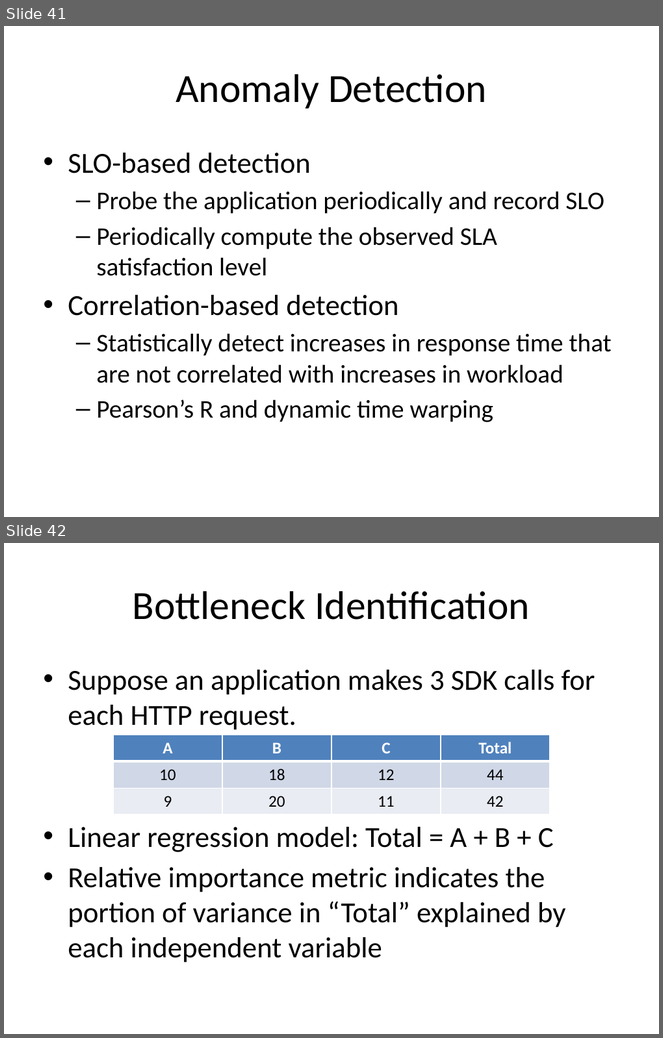
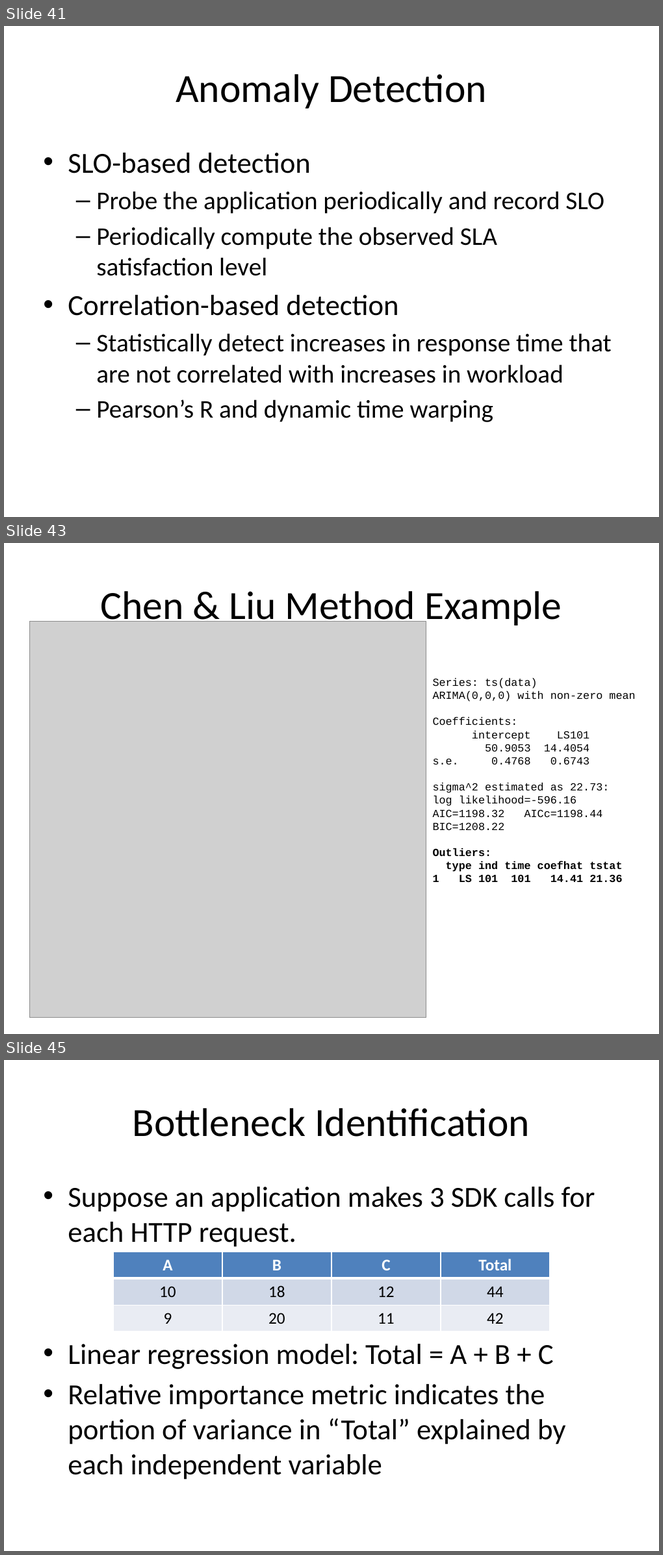
Before and after one commit to Dithn/eager-appscale, a slide deck: Eager/elk-experiment/appserver/system_design.pptx. Shown one above the other, each under a label of ours: slides 41 and 42 before the commit, slides 41, 43 and 45 after it; the slides between them are not shown. The pictures are 663x1038 and 663x1555 pixels, drawn with LibreOffice and Linux fonts; fonts in the diff are those of the drawing; grey boxes stand for pictures. Boxes give left, top, right and bottom in pixels: in the first picture for what was removed or moved away, otherwise in the second. Text is boxed around its words. In the diff, an @@ line names an element or a change of style, - is before the commit and + after.

```diff
--- a/Eager/elk-experiment/appserver/system_design.pptx
+++ b/Eager/elk-experiment/appserver/system_design.pptx
@@ slide 43 added at bbox=[4, 543, 659, 1034], background #FFFFFF @@
@@ title added at bbox=[100, 591, 562, 629], 44 pt, text #000000 @@
+Chen & Liu Method Example
@@ picture added at bbox=[29, 621, 426, 1018] @@
@@ text added at bbox=[433, 678, 635, 882], 12 pt, text #000000 @@
+Series: ts(data)
+ARIMA(0,0,0) with non-zero mean
+Coefficients:
+intercept LS101
+50.9053 14.4054
+s.e. 0.4768 0.6743
+sigma^2 estimated as 22.73: log likelihood=-596.16
+AIC=1198.32 AICc=1198.44 BIC=1208.22
+Outliers:
+type ind time coefhat tstat
+1 LS 101 101 14.41 21.36
@@ what was slide 42 is now slide 45 @@
```
Also in this commit, not shown: 5 other slides added.
